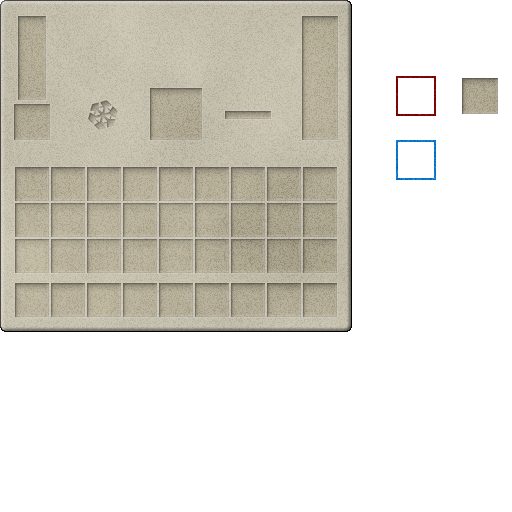
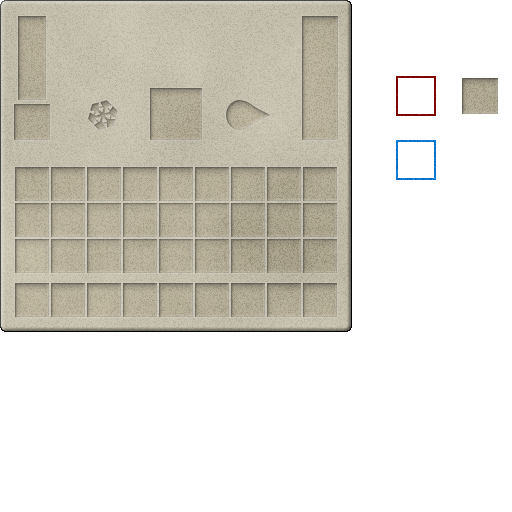
Layer changes from the first w=512, h=512 image to the second:
painted on "Grid" over [left=225, top=100, right=271, bottom=130]
